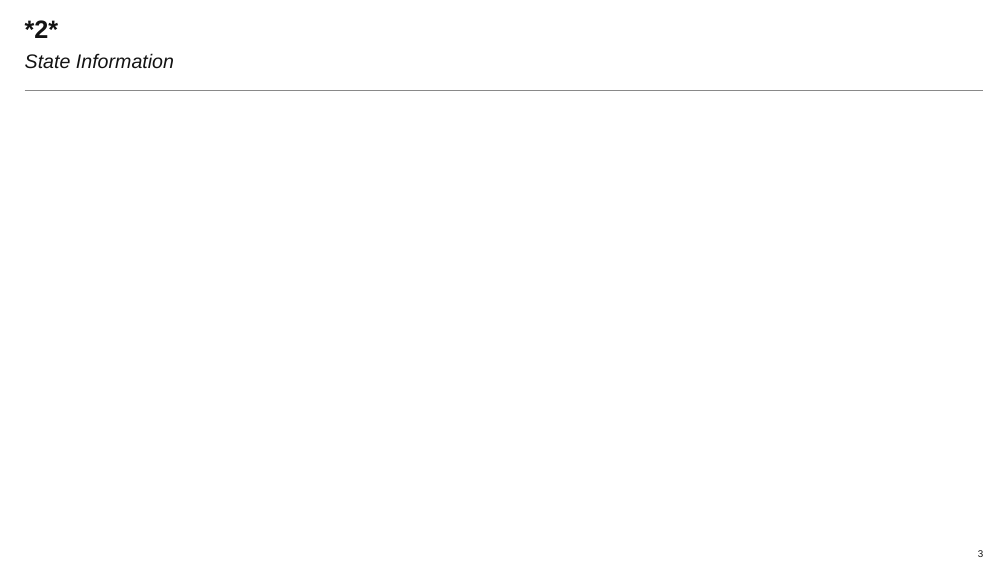
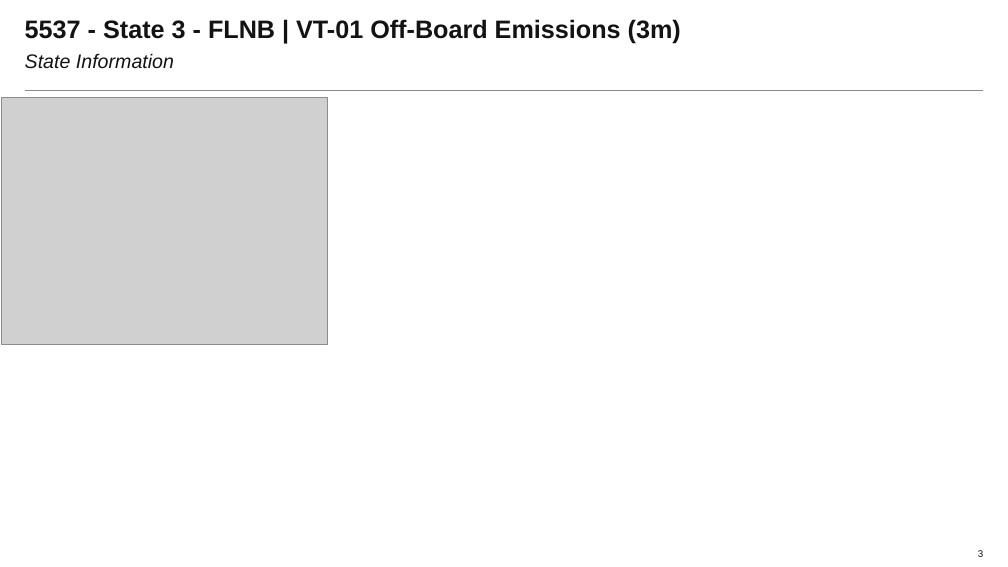
Before and after one commit to Laurapaws/graphGrabber, a slide deck: slide 3 of newDeck.pptx. Drawn at 1008x567 pixels with LibreOffice and Linux fonts; fonts in the diff are those of the drawing; grey boxes stand for pictures; background and template pictures are left out. Boxes give left, top, right and bottom in pixels: in the first picture for what was removed or moved away, otherwise in the second. Text is boxed around its words. In the diff, an @@ line names an element or a change of style, - is before the commit and + after.

```diff
--- a/newDeck.pptx
+++ b/newDeck.pptx
@@ title at (25,19,681,43): text changed @@
-*2*
+5537 - State 3 - FLNB | VT-01 Off-Board Emissions (3m)
@@ picture added at (1,98,328,344) @@
```
Also in this commit, not shown: 3 other slides changed, 2 other files.
